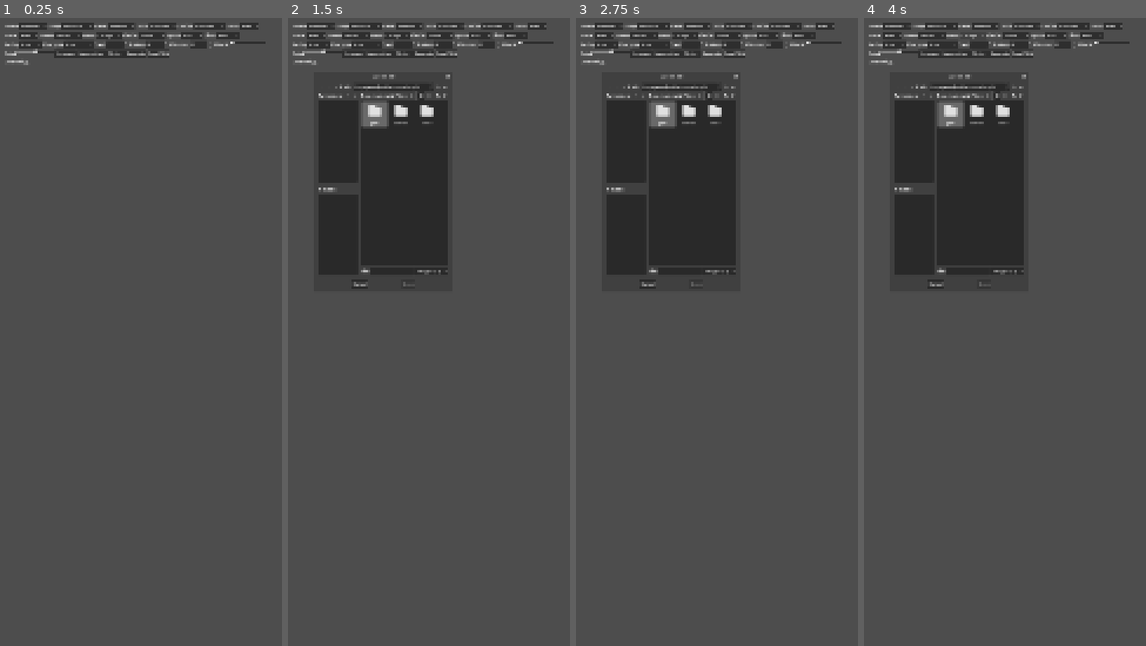
Above: before the commit, frames 1-4 (left to right).
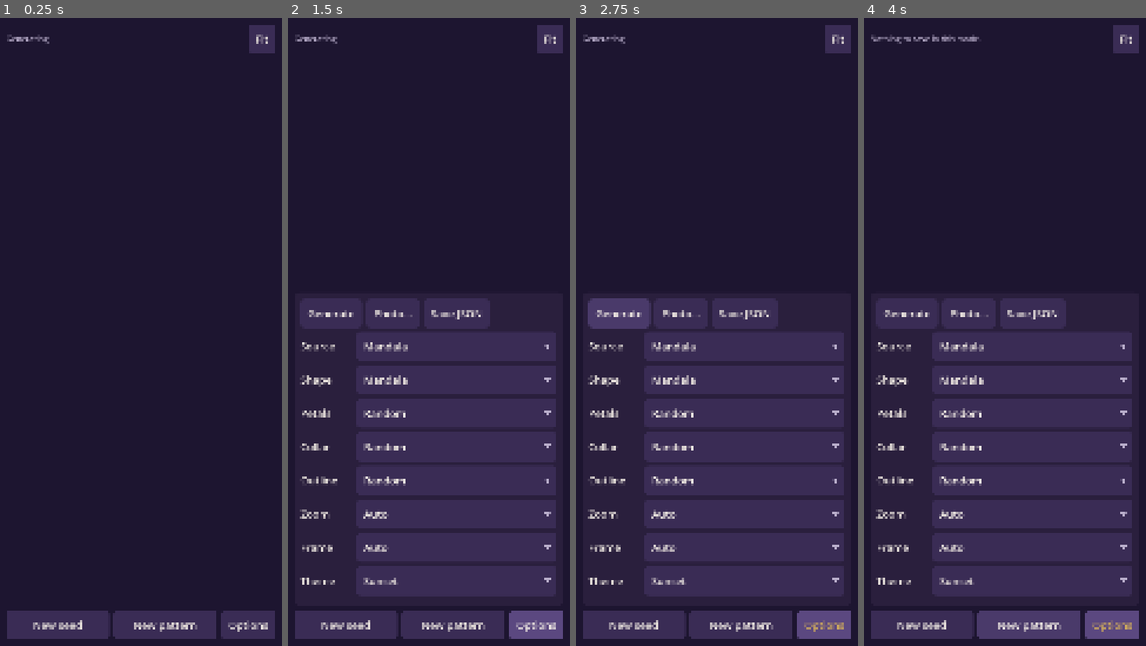
Above: after the commit, the same moments.

Repository: squishter/redesigned-octo-pancake
Game: Godot game, scene res://scenes/dev/generator_lab.tscn
Same seed, same stepped clock (60 frames per second), same inputs: the game is played once before the commit and once after it.
Inputs (mouse positions are in pixels of both pictures, inside the frame that each line leads up to):
- Up to frame 1 (0.25 s): no input
- Up to frame 2 (1.5 s): click "Photo…" (after the commit: "Fit") at 0.5 s; click (536, 627) at 1.25 s, where only the run after the commit has a clickable "Options"
- Up to frame 3 (2.75 s): click "Generate" at 2 s
- Up to frame 4 (4 s): click "Save JSON" at 2.75 s; click "Collage" at 3.5 s

The runs differ from the first frame. In frame 1, 100% of the frame differs, in the area x 0-100%, y 0-100%; in frame 2, 88%; in frame 3, 88%; in frame 4, 88%.

Commit message:
Lay out the generator lab for phones, with pinch zoom and pan
A touch-sized theme (big text, finger-sized buttons, lists and sliders), the
picture filling the screen, main actions in a bottom bar and every setting
in a scrolling Options panel; number fields get big - and + buttons. The
canvas zooms with a pinch or the mouse wheel, pans with a drag and fits again
with a double-tap or Fit; it draws the picture once into a child node and only
moves and scales that, so gestures stay smooth.

Co-Authored-By: Claude Opus 5.5 <noreply@anthropic.com>
Claude-Session: https://claude.ai/code/session_012LQ98qNBYVJRTqZroV8mbQ

Diff:
--- a/scenes/dev/generator_lab.gd
+++ b/scenes/dev/generator_lab.gd
@@ -1,8 +1,12 @@
 extends Control
 ## Developer screen for the puzzle generators: pick a source (seeded mandala
 ## or a photo) and a mode, generate on a worker thread, and look at the result.
+## Laid out for phones: the picture fills the screen (pinch to zoom, drag to
+## pan, double-tap to fit), with the main actions in a bar at the bottom and
+## every setting in an Options panel above it.
 
 const PreviewCanvas := preload("res://scenes/dev/preview_canvas.gd")
+const LabTheme := preload("res://scenes/dev/lab_theme.gd")
 
 var _source: OptionButton
 var _variant: OptionButton
@@ -24,7 +28,10 @@
 var _detail: HSlider
 var _colors: SpinBox
 var _status: Label
+var _summary: Label
 var _canvas: PreviewCanvas
+var _options_panel: Control
+var _options_button: Button
 var _file_dialog: FileDialog
 
 var _photo: Image
@@ -34,12 +41,51 @@
 
 
 func _ready() -> void:
+	get_tree().root.theme = LabTheme.build()
+	RenderingServer.set_default_clear_color(LabTheme.BG)
 	var root := VBoxContainer.new()
-	root.set_anchors_and_offsets_preset(Control.PRESET_FULL_RECT, Control.PRESET_MODE_MINSIZE, 16)
+	root.set_anchors_and_offsets_preset(Control.PRESET_FULL_RECT, Control.PRESET_MODE_MINSIZE, 24)
 	add_child(root)
-
-	var controls := HFlowContainer.new()
-	root.add_child(controls)
+	_avoid_cutouts(root)
+
+	var top := HBoxContainer.new()
+	root.add_child(top)
+	_summary = Label.new()
+	_summary.size_flags_horizontal = Control.SIZE_EXPAND_FILL
+	_summary.text_overrun_behavior = TextServer.OVERRUN_TRIM_ELLIPSIS
+	_summary.add_theme_font_size_override("font_size", LabTheme.SMALL_FONT_SIZE)
+	_summary.add_theme_color_override("font_color", LabTheme.TEXT_DIM)
+	top.add_child(_summary)
+	_button(top, "Fit", func() -> void: _canvas.reset_view()).size_flags_horizontal = Control.SIZE_SHRINK_END
+
+	_canvas = PreviewCanvas.new()
+	_canvas.size_flags_vertical = Control.SIZE_EXPAND_FILL
+	_canvas.clip_contents = true
+	root.add_child(_canvas)
+
+	# Options: hidden until asked for, and scrolls when taller than its share.
+	var panel := PanelContainer.new()
+	panel.visible = false
+	panel.custom_minimum_size.y = get_viewport_rect().size.y * 0.5
+	root.add_child(panel)
+	_options_panel = panel
+	var scroll := ScrollContainer.new()
+	scroll.horizontal_scroll_mode = ScrollContainer.SCROLL_MODE_DISABLED
+	scroll.scroll_deadzone = 24
+	panel.add_child(scroll)
+	var list := VBoxContainer.new()
+	list.size_flags_horizontal = Control.SIZE_EXPAND_FILL
+	scroll.add_child(list)
+
+	var actions := HFlowContainer.new()
+	list.add_child(actions)
+	_button(actions, "Generate", _generate)
+	_button(actions, "Photo…", func() -> void: _file_dialog.popup_centered_ratio(0.8))
+	_button(actions, "Save JSON", _save)
+
+	var controls := GridContainer.new()
+	controls.columns = 2
+	list.add_child(controls)
 	_source = _options(controls, "Source", ["Mandala", "Photo"])
 	_variant = _options(controls, "Shape", MandalaGenerator.VARIANTS + ["random"])
 	_template = _options(controls, "Petals", ["random"] + FlowerGenerator.TEMPLATES.keys())
@@ -59,20 +105,22 @@
 	_colors = _spin(controls, "Kit colors", 12, 40, 20)
 	_wobble = _slider(controls, "Wobble", 0.0)
 	_detail = _slider(controls, "Detail", 0.5)
-	_button(controls, "New seed", _new_seed)
-	_button(controls, "New pattern", _new_pattern)
-	_button(controls, "Photo…", func() -> void: _file_dialog.popup_centered_ratio(0.8))
-	_button(controls, "Generate", _generate)
-	_button(controls, "Save JSON", _save)
-
+
+	# Everything the last run reported.
 	_status = Label.new()
 	_status.autowrap_mode = TextServer.AUTOWRAP_WORD_SMART
-	root.add_child(_status)
-
-	_canvas = PreviewCanvas.new()
-	_canvas.size_flags_vertical = Control.SIZE_EXPAND_FILL
-	_canvas.clip_contents = true
-	root.add_child(_canvas)
+	_status.custom_minimum_size.x = 200
+	_status.add_theme_font_size_override("font_size", LabTheme.SMALL_FONT_SIZE)
+	_status.add_theme_color_override("font_color", LabTheme.TEXT_DIM)
+	list.add_child(_status)
+
+	# The main actions, where thumbs reach.
+	var bar := HBoxContainer.new()
+	root.add_child(bar)
+	for b in [_button(bar, "New seed", _new_seed), _button(bar, "New pattern", _new_pattern)]:
+		b.size_flags_horizontal = Control.SIZE_EXPAND_FILL
+	_options_button = _button(bar, "Options", _toggle_options)
+	_options_button.toggle_mode = true
 
 	_file_dialog = FileDialog.new()
 	_file_dialog.file_mode = FileDialog.FILE_MODE_OPEN_FILE
@@ -85,6 +133,29 @@
 	_generate()
 
 
+## Keeps the layout clear of notches and rounded corners.
+func _avoid_cutouts(root: Control) -> void:
+	var safe := DisplayServer.get_display_safe_area()
+	var window := Vector2(DisplayServer.window_get_size())
+	if safe.size.x <= 0 or window.x <= 0.0:
+		return
+	var px := get_viewport_rect().size / window
+	var top := safe.position.y * px.y
+	var bottom := (window.y - safe.end.y) * px.y
+	root.offset_top = maxf(root.offset_top, top)
+	root.offset_bottom = minf(root.offset_bottom, -bottom)
+
+
+func _toggle_options() -> void:
+	_options_panel.visible = _options_button.button_pressed
+
+
+## Shows a short line above the picture and the full text in the options.
+func _say(summary: String, details := "") -> void:
+	_summary.text = summary
+	_status.text = details if details != "" else summary
+
+
 func _new_seed() -> void:
 	_seed.value = randi_range(1, 999999)
 	_generate()
@@ -105,53 +176,69 @@
 
 
 func _options(parent: Control, label: String, items: Array) -> OptionButton:
-	var box := _labeled(parent, label)
+	_label(parent, label)
 	var ob := OptionButton.new()
 	for item in items:
 		ob.add_item(str(item).capitalize())
 		ob.set_item_metadata(ob.item_count - 1, item)
 	ob.item_selected.connect(func(_i: int) -> void: _generate())
-	box.add_child(ob)
+	_fill_row(ob)
+	ob.fit_to_longest_item = false
+	parent.add_child(ob)
 	return ob
 
 
 func _spin(parent: Control, label: String, lo: float, hi: float, value: float) -> SpinBox:
-	var box := _labeled(parent, label)
+	_label(parent, label)
 	var sb := SpinBox.new()
 	sb.min_value = lo
 	sb.max_value = hi
 	sb.value = value
-	box.add_child(sb)
+	sb.select_all_on_focus = true
+	sb.value_changed.connect(func(_v: float) -> void: _generate())
+	_fill_row(sb)
+	var row := HBoxContainer.new()
+	row.add_child(sb)
+	for step: float in [-1.0, 1.0]:
+		var b := _button(row, "−" if step < 0.0 else "+", func() -> void: sb.value += step)
+		b.custom_minimum_size.x = LabTheme.TAP_HEIGHT
+	parent.add_child(row)
 	return sb
 
 
 func _slider(parent: Control, label: String, value: float) -> HSlider:
-	var box := _labeled(parent, label)
+	_label(parent, label)
 	var sl := HSlider.new()
 	sl.min_value = 0.0
 	sl.max_value = 1.0
 	sl.step = 0.05
 	sl.value = value
-	sl.custom_minimum_size.x = 140
 	sl.drag_ended.connect(func(_changed: bool) -> void: _generate())
-	box.add_child(sl)
+	_fill_row(sl)
+	parent.add_child(sl)
 	return sl
 
 
-func _button(parent: Control, text: String, action: Callable) -> void:
+func _button(parent: Control, text: String, action: Callable) -> Button:
 	var b := Button.new()
 	b.text = text
+	b.custom_minimum_size.y = LabTheme.TAP_HEIGHT
 	b.pressed.connect(action)
 	parent.add_child(b)
-
-
-func _labeled(parent: Control, text: String) -> HBoxContainer:
-	var box := HBoxContainer.new()
+	return b
+
+
+func _label(parent: Control, text: String) -> void:
 	var l := Label.new()
 	l.text = text
-	box.add_child(l)
-	parent.add_child(box)
-	return box
+	l.vertical_alignment = VERTICAL_ALIGNMENT_CENTER
+	parent.add_child(l)
+
+
+## A settings row's control takes the rest of the row, at tap height.
+func _fill_row(c: Control) -> void:
+	c.size_flags_horizontal = Control.SIZE_EXPAND_FILL
+	c.custom_minimum_size.y = LabTheme.TAP_HEIGHT
 
 
 func _selected(ob: OptionButton) -> Variant:
@@ -161,7 +248,7 @@
 func _on_photo_selected(path: String) -> void:
 	var img := Image.load_from_file(path)
 	if img == null or img.is_empty():
-		_status.text = "Couldn't load %s" % path
+		_say("Couldn't load %s" % path)
 		return
 	_photo = img
 	_source.select(1)
@@ -173,7 +260,7 @@
 		return  # one at a time; the current job finishes first
 	var use_photo: bool = _source.selected == 1
 	if use_photo and _photo == null:
-		_status.text = "Pick a photo first."
+		_say("Pick a photo first.")
 		return
 	var job := {
 		"photo": _photo if use_photo else null,
@@ -196,7 +283,7 @@
 		"line_gems": _selected(_line_gems),
 		"pattern_seed": int(_pattern.value),
 	}
-	_status.text = "Generating…"
+	_say("Generating…")
 	_task_started = Time.get_ticks_msec()
 	_task_id = WorkerThreadPool.add_task(_run_job.bind(job), false, "generate picture")
 
@@ -282,26 +369,27 @@
 			var setting: String = p["setting"]
 			if setting == "gems":
 				setting = "gem lines (%s, %s colors)" % [p["line_gems"], p["line_colors"]]
-			_status.text = ("Collage%s: %s, pattern %d, %d regions (%d too thin), %d slots, %d gem types, "
+			_say("Collage · %d stones · %d gem types · pattern %d · %d ms" % [p["slots"].size(), p["gem_types"],
+					p["pattern_seed"], ms], ("Collage%s: %s, pattern %d, %d regions (%d too thin), %d slots, %d gem types, "
 					+ "%.0f%% avg coverage, lines %s, fills %s, patterns %s%s%s — %d ms") % [
 				flower, setting, p["pattern_seed"], p["regions"].size(), empty, p["slots"].size(), p["gem_types"],
 				CollageGenerator.mean_coverage(p) * 100.0, p["line_style"], fills, patterns,
-				", sizes shrink inward" if p["radial_size"] else "", ", tiered" if p["tiers"] else "", ms]
+				", sizes shrink inward" if p["radial_size"] else "", ", tiered" if p["tiers"] else "", ms])
 		"Kit":
 			var k: Dictionary = out["picture"]
 			_canvas.show_kit(k)
-			_status.text = "Kit: %d×%d, %d colors — %d ms" % [k["width"], k["height"], k["palette"].size(), ms]
+			_say("Kit: %d×%d, %d colors — %d ms" % [k["width"], k["height"], k["palette"].size(), ms])
 		_:
 			var l: Dictionary = out["lines"]
 			_canvas.show_lines(l["mask"], l["width"], l["height"])
-			_status.text = "Line art %d×%d — %d ms" % [l["width"], l["height"], ms]
+			_say("Line art %d×%d — %d ms" % [l["width"], l["height"], ms])
 
 
 func _save() -> void:
 	if not _result.has("picture"):
-		_status.text = "Nothing to save in this mode."
+		_say("Nothing to save in this mode.")
 		return
 	DirAccess.make_dir_recursive_absolute("user://generated")
 	var path := "user://generated/%s_%d.json" % [str(_result["mode"]).to_lower(), Time.get_unix_time_from_system()]
 	var err := PatternIO.save(_result["picture"], path)
-	_status.text = "Saved %s" % ProjectSettings.globalize_path(path) if err == OK else "Save failed: %s" % error_string(err)
+	_say("Saved %s" % ProjectSettings.globalize_path(path) if err == OK else "Save failed: %s" % error_string(err))
--- /dev/null
+++ b/scenes/dev/lab_theme.gd
@@ -0,0 +1,133 @@
+extends RefCounted
+## A touch-friendly theme for the dev screens: big text, finger-sized buttons,
+## lists and sliders, in the game's velvet and gold. The project's viewport is
+## 1080 px wide, so sizes here are in those pixels (about 400 per inch on a phone).
+
+const FONT_SIZE := 40
+const SMALL_FONT_SIZE := 30
+## Smallest height of anything tappable: about 9 mm on a phone.
+const TAP_HEIGHT := 112
+
+const BG := Color("#1d1530")
+const PANEL := Color("#2a1f3d")
+const FIELD := Color("#3a2c55")
+const FIELD_HOVER := Color("#4a3a6a")
+const FIELD_PRESSED := Color("#5b4880")
+const GOLD := Color("#d4af5a")
+const TEXT := Color("#f4eee6")
+const TEXT_DIM := Color("#b9aecb")
+
+
+static func build() -> Theme:
+	var t := Theme.new()
+	t.default_font_size = FONT_SIZE
+
+	for type in ["Button", "OptionButton"]:
+		t.set_stylebox("normal", type, _box(FIELD))
+		t.set_stylebox("hover", type, _box(FIELD_HOVER))
+		t.set_stylebox("pressed", type, _box(FIELD_PRESSED))
+		t.set_stylebox("hover_pressed", type, _box(FIELD_PRESSED))
+		t.set_stylebox("disabled", type, _box(FIELD.darkened(0.3)))
+		t.set_stylebox("focus", type, _box(Color.TRANSPARENT, GOLD))
+		for state in ["font_color", "font_hover_color", "font_focus_color", "font_hover_pressed_color"]:
+			t.set_color(state, type, TEXT)
+		t.set_color("font_pressed_color", type, GOLD)
+	t.set_constant("arrow_margin", "OptionButton", 24)
+	t.set_icon("arrow", "OptionButton", _triangle(28, TEXT_DIM))
+
+	t.set_stylebox("normal", "LineEdit", _box(FIELD))
+	t.set_stylebox("focus", "LineEdit", _box(Color.TRANSPARENT, GOLD))
+	t.set_stylebox("read_only", "LineEdit", _box(FIELD.darkened(0.3)))
+	t.set_color("font_color", "LineEdit", TEXT)
+	# Number fields get big - and + buttons beside them instead (see the lab).
+	var none := ImageTexture.create_from_image(Image.create(1, 1, false, Image.FORMAT_RGBA8))
+	for icon in ["updown", "up", "up_hover", "up_pressed", "up_disabled", "down", "down_hover", "down_pressed",
+			"down_disabled"]:
+		t.set_icon(icon, "SpinBox", none)
+	t.set_constant("buttons_width", "SpinBox", 0)
+	t.set_constant("field_and_buttons_separation", "SpinBox", 0)
+
+	var popup := _box(PANEL, GOLD)
+	popup.set_content_margin_all(12)
+	t.set_stylebox("panel", "PopupMenu", popup)
+	t.set_stylebox("hover", "PopupMenu", _box(FIELD_PRESSED))
+	t.set_constant("v_separation", "PopupMenu", 36)
+	t.set_constant("item_start_padding", "PopupMenu", 24)
+	t.set_constant("item_end_padding", "PopupMenu", 24)
+	t.set_color("font_color", "PopupMenu", TEXT)
+	t.set_color("font_hover_color", "PopupMenu", GOLD)
+	t.set_icon("radio_checked", "PopupMenu", _dot(28, GOLD))
+	t.set_icon("radio_unchecked", "PopupMenu", _dot(28, Color.TRANSPARENT))
+
+	var track := StyleBoxFlat.new()
+	track.bg_color = FIELD
+	track.set_corner_radius_all(8)
+	track.content_margin_top = 8
+	track.content_margin_bottom = 8
+	t.set_stylebox("slider", "HSlider", track)
+	var filled := track.duplicate()
+	filled.bg_color = GOLD.darkened(0.25)
+	t.set_stylebox("grabber_area", "HSlider", filled)
+	t.set_stylebox("grabber_area_highlight", "HSlider", filled)
+	t.set_icon("grabber", "HSlider", _dot(64, GOLD))
+	t.set_icon("grabber_highlight", "HSlider", _dot(64, GOLD.lightened(0.3)))
+
+	var bar := StyleBoxFlat.new()
+	bar.bg_color = FIELD_HOVER
+	bar.set_corner_radius_all(6)
+	bar.content_margin_left = 10
+	bar.content_margin_right = 10
+	t.set_stylebox("grabber", "VScrollBar", bar)
+	t.set_stylebox("grabber_highlight", "VScrollBar", bar)
+	t.set_stylebox("grabber_pressed", "VScrollBar", bar)
+	t.set_stylebox("scroll", "VScrollBar", StyleBoxEmpty.new())
+
+	var panel := StyleBoxFlat.new()
+	panel.bg_color = PANEL
+	panel.set_corner_radius_all(24)
+	panel.set_content_margin_all(24)
+	t.set_stylebox("panel", "PanelContainer", panel)
+	t.set_color("font_color", "Label", TEXT)
+	t.set_constant("separation", "HBoxContainer", 16)
+	t.set_constant("separation", "VBoxContainer", 16)
+	t.set_constant("h_separation", "GridContainer", 20)
+	t.set_constant("v_separation", "GridContainer", 16)
+	t.set_constant("h_separation", "HFlowContainer", 16)
+	t.set_constant("v_separation", "HFlowContainer", 16)
+	return t
+
+
+static func _box(color: Color, border := Color.TRANSPARENT) -> StyleBoxFlat:
+	var b := StyleBoxFlat.new()
+	b.bg_color = color
+	b.set_corner_radius_all(18)
+	b.content_margin_left = 28
+	b.content_margin_right = 28
+	b.content_margin_top = 20
+	b.content_margin_bottom = 20
+	if border.a > 0.0:
+		b.border_color = border
+		b.set_border_width_all(3)
+	return b
+
+
+static func _dot(px: int, color: Color) -> ImageTexture:
+	var img := Image.create(px, px, false, Image.FORMAT_RGBA8)
+	var c := Vector2(px, px) / 2.0
+	for y in px:
+		for x in px:
+			var d := Vector2(x + 0.5, y + 0.5).distance_to(c)
+			img.set_pixel(x, y, Color(color, color.a * clampf(px / 2.0 - d, 0.0, 1.0)))
+	return ImageTexture.create_from_image(img)
+
+
+## A downward triangle, for list arrows.
+static func _triangle(px: int, color: Color) -> ImageTexture:
+	var h := px * 2 / 3
+	var img := Image.create(px, h, false, Image.FORMAT_RGBA8)
+	for y in h:
+		var half := px / 2.0 * (1.0 - float(y) / h)
+		for x in px:
+			var inside := clampf(half - absf(x + 0.5 - px / 2.0), 0.0, 1.0)
+			img.set_pixel(x, y, Color(color, inside))
+	return ImageTexture.create_from_image(img)
--- a/scenes/dev/preview_canvas.gd
+++ b/scenes/dev/preview_canvas.gd
@@ -1,16 +1,49 @@
 extends Control
 ## Draws a generated picture: a collage (setting lines + slots), a kit
 ## pattern (colored cells with legend symbols) or raw line art.
+##
+## Pinch to zoom, drag to pan and double-tap to fit again (mouse wheel zooms
+## on desktop). The picture is drawn once into a child node; zooming and
+## panning only move and scale that node, so they stay smooth on phones.
 
 const VELVET := Color("#2a1f3d")
 const GOLD := Color("#d4af5a")
 const CANVAS := Color("#f4eee6")
+const MAX_ZOOM := 12.0
+const DOUBLE_TAP_MS := 300
+const DOUBLE_TAP_SLOP := 60.0
 
 var collage: Dictionary = {}
 var kit: Dictionary = {}
 var view := "collage"  # collage | kit | lines
 var _lines_tex: ImageTexture
 var _art_tex: ImageTexture
+## Collage slot outlines in picture pixels, built once per picture.
+var _slot_polys: Array[PackedVector2Array] = []
+
+var _content := Node2D.new()
+var _zoom := 1.0
+## Where the unzoomed view's top-left corner lands, in this control's pixels.
+var _origin := Vector2.ZERO
+## Fingers down on the canvas: index -> position in this control's pixels.
+var _touches := {}
+var _last_tap_ms := -DOUBLE_TAP_MS
+var _last_tap_pos := Vector2.ZERO
+
+
+func _ready() -> void:
+	add_child(_content)
+	_content.draw.connect(_draw_content)
+	resized.connect(func() -> void:
+		_apply_view()
+		_content.queue_redraw())
+
+
+## Back to the whole picture.
+func reset_view() -> void:
+	_zoom = 1.0
+	_origin = Vector2.ZERO
+	_apply_view()
 
 
 func show_collage(picture: Dictionary) -> void:
@@ -18,14 +51,17 @@
 	kit = {}
 	view = "collage"
 	_lines_tex = _mask_texture(picture.get("lines_visible", picture["lines"]), picture["width"], picture["height"])
-	queue_redraw()
+	_slot_polys.clear()
+	for slot in picture["slots"]:
+		_slot_polys.append(GemShapes.slot_polygon(slot, 16))
+	_content.queue_redraw()
 
 
 func show_kit(pattern: Dictionary) -> void:
 	kit = pattern
 	collage = {}
 	view = "kit"
-	queue_redraw()
+	_content.queue_redraw()
 
 
 func show_lines(mask: PackedByteArray, w: int, h: int) -> void:
@@ -39,7 +75,7 @@
 		inverted[i] = 255 - mask[i]
 	img.set_data(w, h, false, Image.FORMAT_L8, inverted)
 	_art_tex = ImageTexture.create_from_image(img)
-	queue_redraw()
+	_content.queue_redraw()
 
 
 ## White texture whose alpha is the mask, so it can be tinted when drawn.
@@ -58,7 +94,77 @@
 	return Rect2((size - fitted) / 2.0, fitted)
 
 
-func _draw() -> void:
+func _input(event: InputEvent) -> void:
+	if not is_visible_in_tree():
+		return
+	if event is InputEventScreenTouch:
+		var p := _local(event.position)
+		if event.pressed:
+			if not Rect2(Vector2.ZERO, size).has_point(p):
+				return
+			_touches[event.index] = p
+			if _touches.size() == 1:
+				var now := Time.get_ticks_msec()
+				if now - _last_tap_ms < DOUBLE_TAP_MS and p.distance_to(_last_tap_pos) < DOUBLE_TAP_SLOP:
+					reset_view()
+					now = -DOUBLE_TAP_MS
+				_last_tap_ms = now
+				_last_tap_pos = p
+		else:
+			_touches.erase(event.index)
+	elif event is InputEventScreenDrag and _touches.has(event.index):
+		var p := _local(event.position)
+		var prev: Vector2 = _touches[event.index]
+		if _touches.size() == 1:
+			_origin += p - prev
+			_apply_view()
+		else:
+			# Pinch with the first other finger: follow the midpoint, scale by the spread.
+			var other: Vector2 = _touches[_touches.keys().filter(func(k: int) -> bool: return k != event.index)[0]]
+			var old_mid := (prev + other) / 2.0
+			var mid := (p + other) / 2.0
+			_origin += mid - old_mid
+			var old_spread := prev.distance_to(other)
+			if old_spread > 1.0:
+				_zoom_at(mid, p.distance_to(other) / old_spread)
+			else:
+				_apply_view()
+		_touches[event.index] = p
+	elif event is InputEventMouseButton and event.pressed:
+		var p := _local(event.position)
+		if not Rect2(Vector2.ZERO, size).has_point(p):
+			return
+		if event.button_index == MOUSE_BUTTON_WHEEL_UP:
+			_zoom_at(p, 1.15)
+		elif event.button_index == MOUSE_BUTTON_WHEEL_DOWN:
+			_zoom_at(p, 1.0 / 1.15)
+	elif event is InputEventMagnifyGesture and _touches.is_empty():
+		# Trackpads; on touch screens the fingers above already did the work.
+		var p := _local(event.position)
+		if Rect2(Vector2.ZERO, size).has_point(p):
+			_zoom_at(p, event.factor)
+
+
+func _local(viewport_pos: Vector2) -> Vector2:
+	return get_global_transform_with_canvas().affine_inverse() * viewport_pos
+
+
+func _zoom_at(p: Vector2, factor: float) -> void:
+	var z := clampf(_zoom * factor, 1.0, MAX_ZOOM)
+	_origin = p - (p - _origin) * (z / _zoom)
+	_zoom = z
+	_apply_view()
+
+
+## Moves and scales the drawn picture, keeping it covering the canvas so it
+## can't be lost off-screen.
+func _apply_view() -> void:
+	_origin = _origin.clamp(size * (1.0 - _zoom), Vector2.ZERO)
+	_content.position = _origin
+	_content.scale = Vector2(_zoom, _zoom)
+
+
+func _draw_content() -> void:
 	match view:
 		"collage":
 			if not collage.is_empty():
@@ -68,7 +174,7 @@
 				_draw_kit()
 		"lines":
 			if _art_tex:
-				draw_texture_rect(_art_tex, _fit(_art_tex.get_width(), _art_tex.get_height()), false)
+				_content.draw_texture_rect(_art_tex, _fit(_art_tex.get_width(), _art_tex.get_height()), false)
 
 
 func _draw_collage() -> void:
@@ -76,15 +182,18 @@
 	var h: float = collage["height"]
 	var rect := _fit(w, h)
 	var s := rect.size.x / w
-	draw_rect(rect, VELVET)
-	var xf := Transform2D(0.0, Vector2(s, s), 0.0, rect.position)
-	for slot in collage["slots"]:
-		var poly := xf * GemShapes.slot_polygon(slot, 16)
-		var c: Color = slot["target_color"]
-		draw_colored_polygon(poly, c)
-		poly.append(poly[0])
-		draw_polyline(poly, c.lightened(0.45), 1.0, true)
-	draw_texture_rect(_lines_tex, rect, false, GOLD)
+	_content.draw_rect(rect, VELVET)
+	_content.draw_set_transform(rect.position, 0.0, Vector2(s, s))
+	var slots: Array = collage["slots"]
+	for i in slots.size():
+		var poly := _slot_polys[i]
+		var c: Color = slots[i]["target_color"]
+		_content.draw_colored_polygon(poly, c)
+		var ring := poly.duplicate()
+		ring.append(poly[0])
+		_content.draw_polyline(ring, c.lightened(0.45), -1.0)
+	_content.draw_texture_rect(_lines_tex, Rect2(0.0, 0.0, w, h), false, GOLD)
+	_content.draw_set_transform_matrix(Transform2D.IDENTITY)
 
 
 func _draw_kit() -> void:
@@ -92,7 +201,7 @@
 	var h: int = kit["height"]
 	var rect := _fit(w, h)
 	var cell := rect.size.x / w
-	draw_rect(rect, CANVAS)
+	_content.draw_rect(rect, CANVAS)
 	var cells: PackedByteArray = kit["cells"]
 	var palette: Array = kit["palette"]
 	var font := ThemeDB.fallback_font
@@ -104,10 +213,10 @@
 			var c: Color = entry["color"]
 			var pos := rect.position + Vector2(x, y) * cell
 			if round_drill:
-				draw_circle(pos + Vector2(cell, cell) / 2.0, cell * 0.46, c)
+				_content.draw_circle(pos + Vector2(cell, cell) / 2.0, cell * 0.46, c)
 			else:
-				draw_rect(Rect2(pos, Vector2(cell, cell)), c)
+				_content.draw_rect(Rect2(pos, Vector2(cell, cell)), c)
 			if font_size >= 7:
 				var ink: Color = Color.BLACK if c.get_luminance() > 0.5 else Color.WHITE
-				draw_string(font, pos + Vector2(0, cell * 0.72), entry["symbol"],
+				_content.draw_string(font, pos + Vector2(0, cell * 0.72), entry["symbol"],
 						HORIZONTAL_ALIGNMENT_CENTER, cell, font_size, Color(ink, 0.55))
Not shown, changed: README.md
